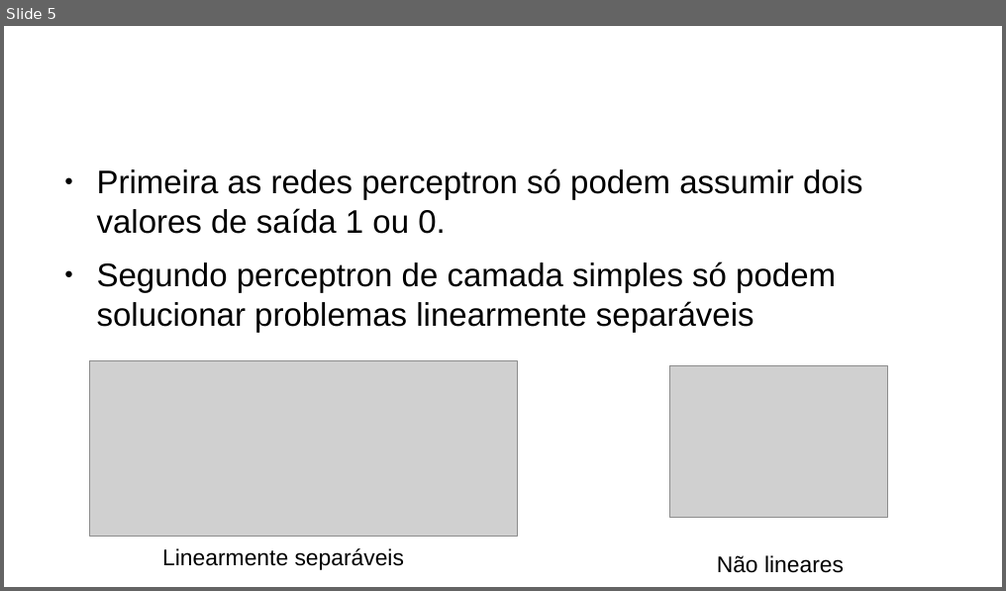
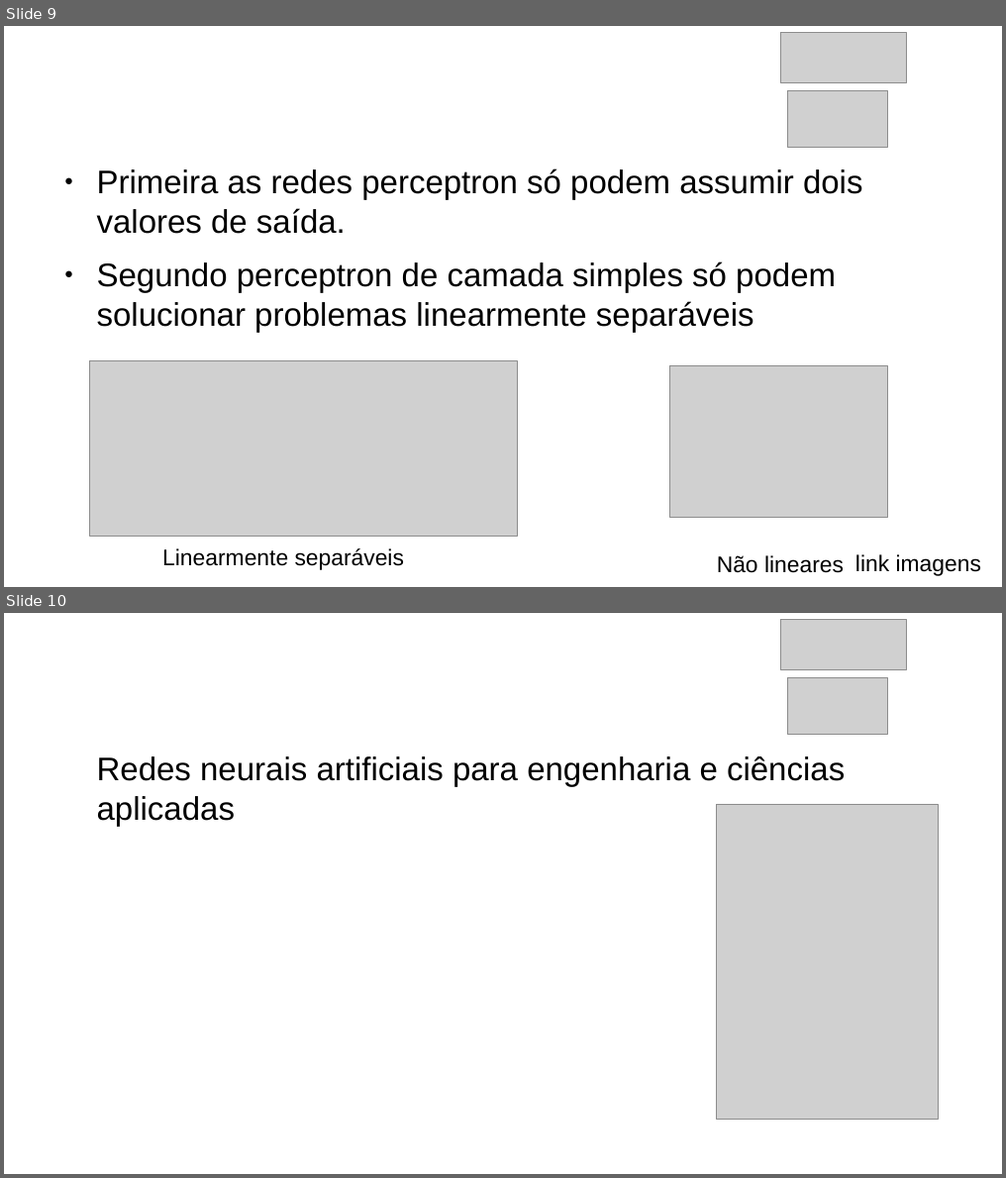
Before and after one commit to mayconbaptista/ic-RNAs, a slide deck: capitulo3/cap3.odp. Shown one above the other, each under a label of ours: slide 5 before the commit, slides 9 and 10 after it. The pictures are 1006x591 and 1006x1178 pixels, drawn with LibreOffice and Linux fonts; fonts in the diff are those of the drawing; grey boxes stand for pictures; background and template pictures are left out. Boxes give left, top, right and bottom in pixels: in the first picture for what was removed or moved away, otherwise in the second. Text is boxed around its words. In the diff, an @@ line names an element or a change of style, - is before the commit and + after.

```diff
--- a/capitulo3/cap3.odp
+++ b/capitulo3/cap3.odp
@@ slide 10 added at bbox=[4, 613, 1002, 1174], background #FFFFFF @@
@@ title added at bbox=[54, 635, 749, 727], 35.7 pt, text #FFFFFF @@
+Bibliografia
@@ picture added at bbox=[781, 619, 906, 670] @@
@@ picture added at bbox=[788, 677, 888, 735] @@
@@ text added at bbox=[97, 757, 845, 827], 26 pt, text #000000 @@
+Redes neurais artificiais para engenharia e ciências aplicadas
@@ picture added at bbox=[717, 804, 938, 1119] @@
@@ what was slide 5 is now slide 9 @@
@@ slide 9 changed as well @@
@@ picture added at bbox=[781, 32, 906, 83] @@
@@ picture added at bbox=[788, 90, 888, 148] @@
@@ text at bbox=[97, 169, 863, 234]: text changed @@
-● Primeira as redes perceptron só podem assumir dois valores de saída 1 ou 0.
+● Primeira as redes perceptron só podem assumir dois valores de saída.
@@ text added at bbox=[855, 555, 981, 576], 18 pt, text #000000 @@
+link imagens
```
Also in this commit, not shown: 2 other slides changed, 6 other slides added, 2 slides removed, 14 other files.
